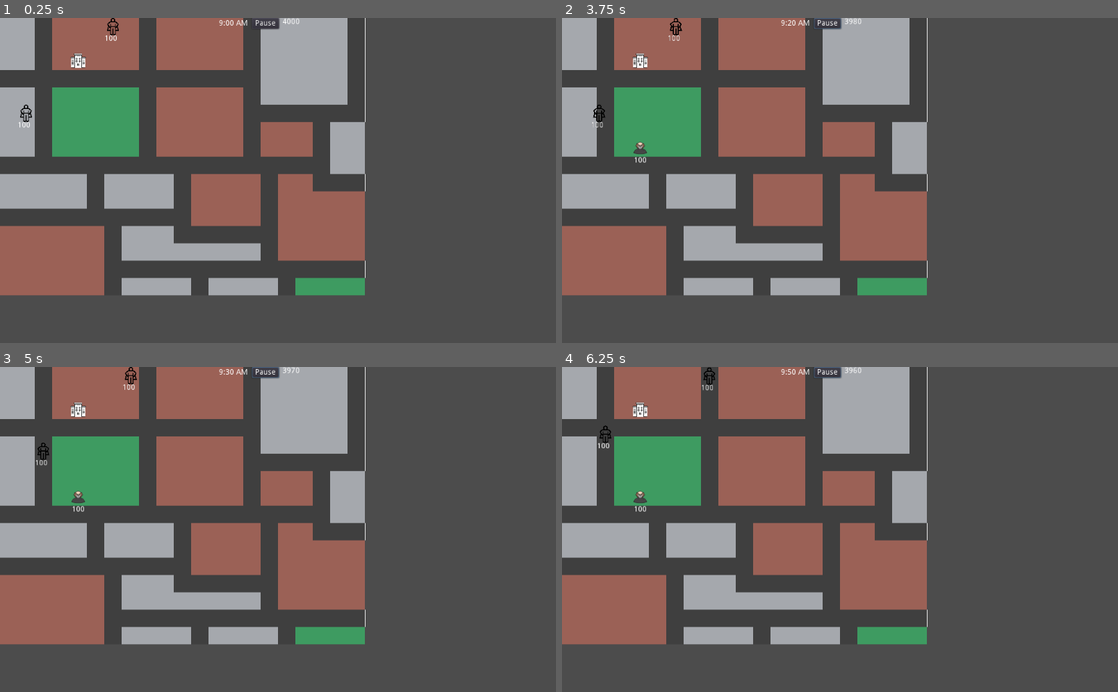
Above: before the commit, frames 1-4 (two rows, left to right).
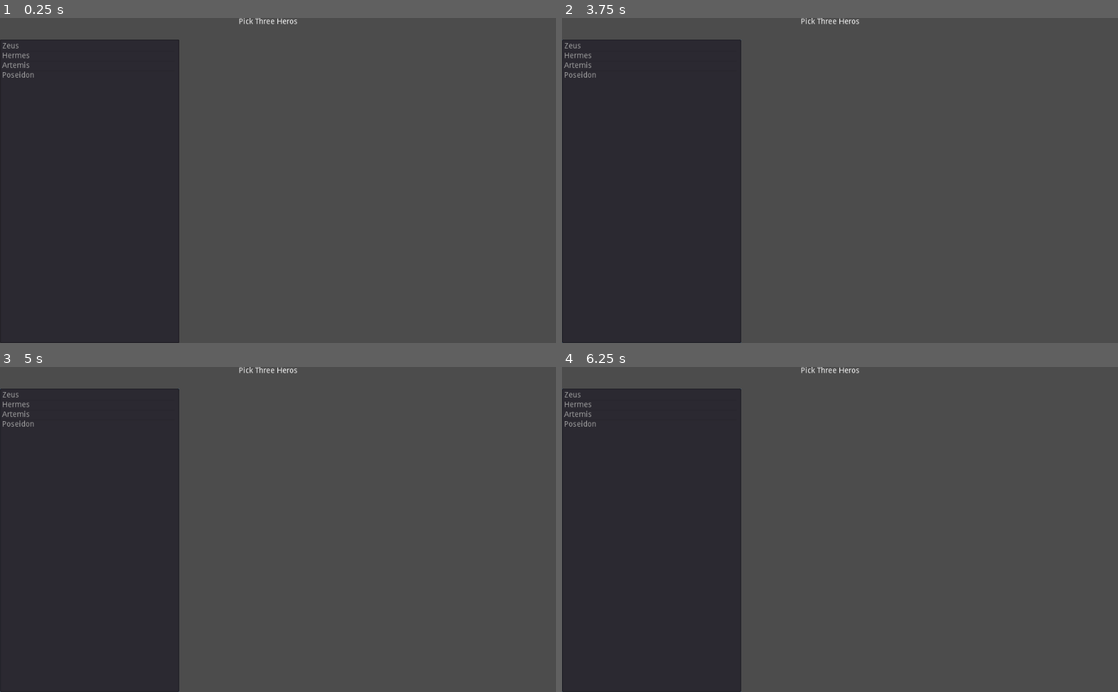
Above: after the commit, the same moments.

Repository: rachd/superhero-dispatcher
Game: Godot game, scene res://HeroPicker.tscn
Two runs of this game, one before a commit and one after it. Both use one fixed random seed, a clock stepped at 60 frames per second and the inputs below. Before the commit the project starts from res://Main.tscn.
Inputs (mouse positions are in pixels of both pictures, inside the frame that each line leads up to):
- Up to frame 1 (0.25 s): no input
- Up to frame 2 (3.75 s): tap Enter at 0.5 s; move the mouse to (589, 112) at 0.52 s; click (589, 112) at 0.67 s; click (828, 24) at 1.25 s, where only the run before the commit has a clickable "Pause"; click (823, 24) at 2 s, where only the run before the commit has a clickable "Play"; move the mouse to (673, 27) at 2.77 s; click (673, 27) at 2.92 s; move the mouse to (895, 109) at 3.52 s; click (895, 109) at 3.67 s
- Up to frame 3 (5 s): move the mouse to (250, 594) at 4.27 s; click (250, 594) at 4.42 s
- Up to frame 4 (6.25 s): move the mouse to (1006, 578) at 5.02 s; click (1006, 578) at 5.17 s; move the mouse to (673, 480) at 5.77 s; click (673, 480) at 5.92 s

The runs differ from the first frame. In frame 1, 42% of the frame differs, in the area x 0-66%, y 0-100%; in frame 2, 42%; in frame 3, 42%; in frame 4, 42%.

Commit message:
create hero picker and allow three options to be selected

Diff:
--- /dev/null
+++ b/HeroList.gd
@@ -0,0 +1,7 @@
+extends ItemList
+
+func _ready():
+	self.add_item("Zeus")
+	self.add_item("Hermes")
+	self.add_item("Artemis")
+	self.add_item("Poseidon")
--- /dev/null
+++ b/HeroPicker.gd
@@ -0,0 +1,20 @@
+extends Control
+
+var hero_count = 0
+var selected_heros = []
+
+func _on_HeroList_multi_selected(index, selected):
+	var selected_index = selected_heros.find(index)
+	if selected_index > -1:
+		selected_heros.remove(selected_index)
+	else:
+		if selected_heros.size() < 3:
+			selected_heros.append(index)
+	self._set_selected_items()
+
+
+
+func _set_selected_items():
+	$HeroList.unselect_all()
+	for hero in selected_heros:
+		$HeroList.select(hero, false)
--- /dev/null
+++ b/HeroPicker.tscn
@@ -0,0 +1,23 @@
+[gd_scene load_steps=3 format=2]
+
+[ext_resource path="res://HeroPicker.gd" type="Script" id=1]
+[ext_resource path="res://HeroList.gd" type="Script" id=2]
+
+[node name="HeroPicker" type="Control"]
+anchor_right = 1.0
+anchor_bottom = 1.0
+script = ExtResource( 1 )
+
+[node name="Label" type="Label" parent="."]
+margin_left = 440.0
+margin_right = 548.0
+margin_bottom = 14.0
+text = "Pick Three Heros"
+
+[node name="HeroList" type="ItemList" parent="."]
+margin_top = 40.0
+margin_right = 330.0
+margin_bottom = 600.0
+select_mode = 1
+script = ExtResource( 2 )
+[connection signal="multi_selected" from="HeroList" to="." method="_on_HeroList_multi_selected"]
--- a/project.godot
+++ b/project.godot
@@ -16,7 +16,7 @@
 [application]
 
 config/name="SuperheroDispatcher"
-run/main_scene="res://Main.tscn"
+run/main_scene="res://HeroPicker.tscn"
 config/icon="res://icon.png"
 
 [rendering]
